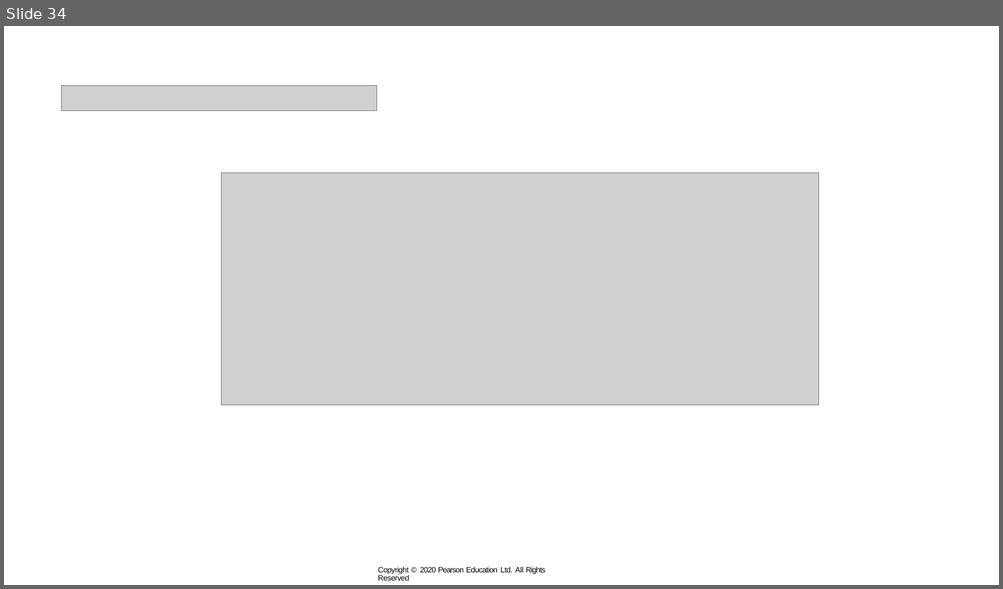
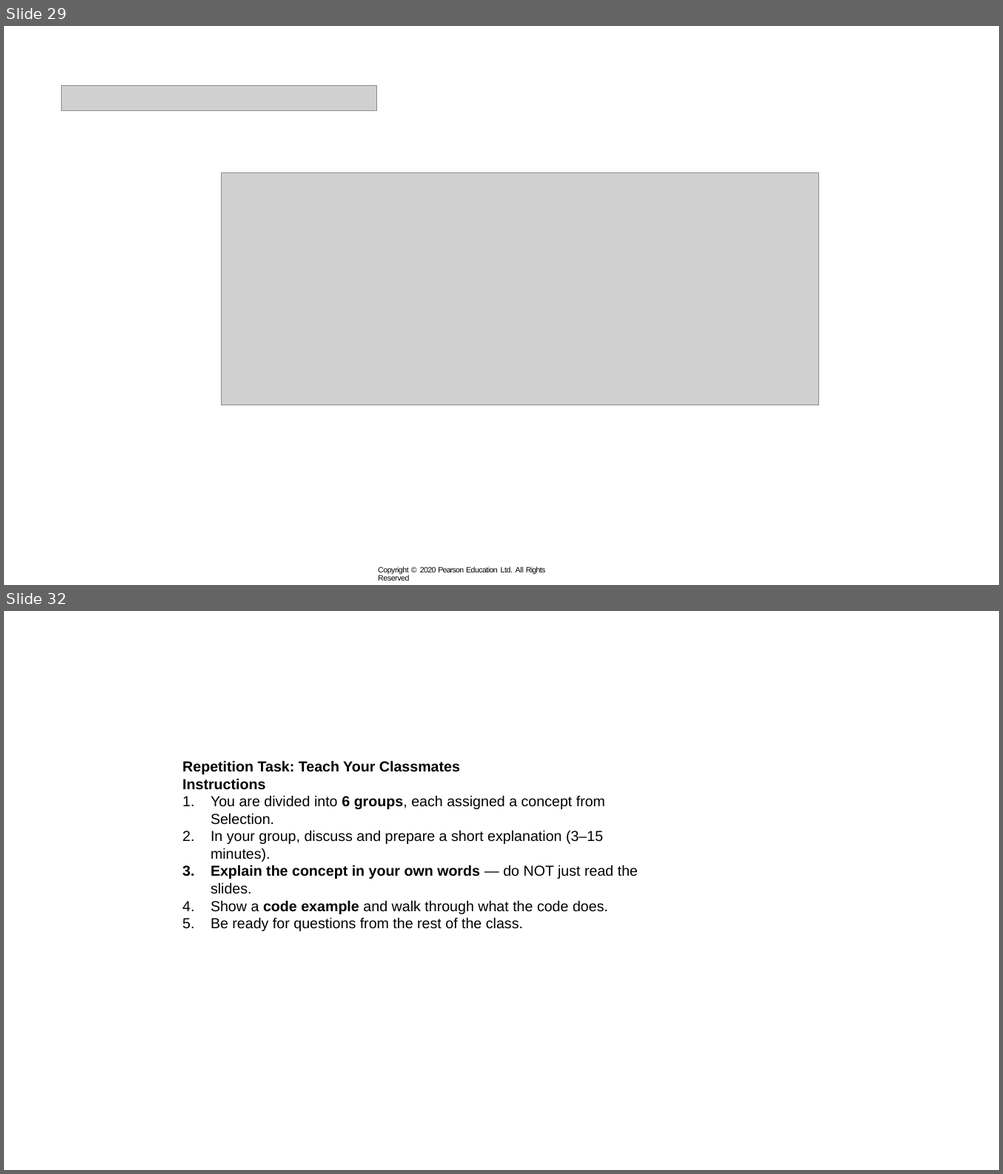
Before and after one commit to xiaoleibi/DMU26, a slide deck: ppt/Uge39_Selection.pptx. Shown one above the other, each under a label of ours: slide 34 before the commit, slides 29 and 32 after it; the slides between them are not shown. The pictures are 1003x589 and 1003x1174 pixels, drawn with LibreOffice and Linux fonts; fonts in the diff are those of the drawing; grey boxes stand for pictures. Boxes give left, top, right and bottom in pixels: in the first picture for what was removed or moved away, otherwise in the second. Text is boxed around its words. In the diff, an @@ line names an element or a change of style, - is before the commit and + after.

```diff
--- a/ppt/Uge39_Selection.pptx
+++ b/ppt/Uge39_Selection.pptx
@@ slide 32 added at bbox=[4, 611, 999, 1170], background #FFFFFF @@
@@ text added at bbox=[182, 760, 637, 929], 14 pt, text #000000 @@
+Repetition Task: Teach Your Classmates
+Instructions
+1. You are divided into 6 groups, each assigned a concept from Selection.
+2. In your group, discuss and prepare a short explanation (3–15 minutes).
+3. Explain the concept in your own words — do NOT just read the slides.
+4. Show a code example and walk through what the code does.
+5. Be ready for questions from the rest of the class.
@@ what was slide 34 is now slide 29 @@
```
Also in this commit, not shown: 15 slides changed, 2 other slides added, 7 slides removed.
